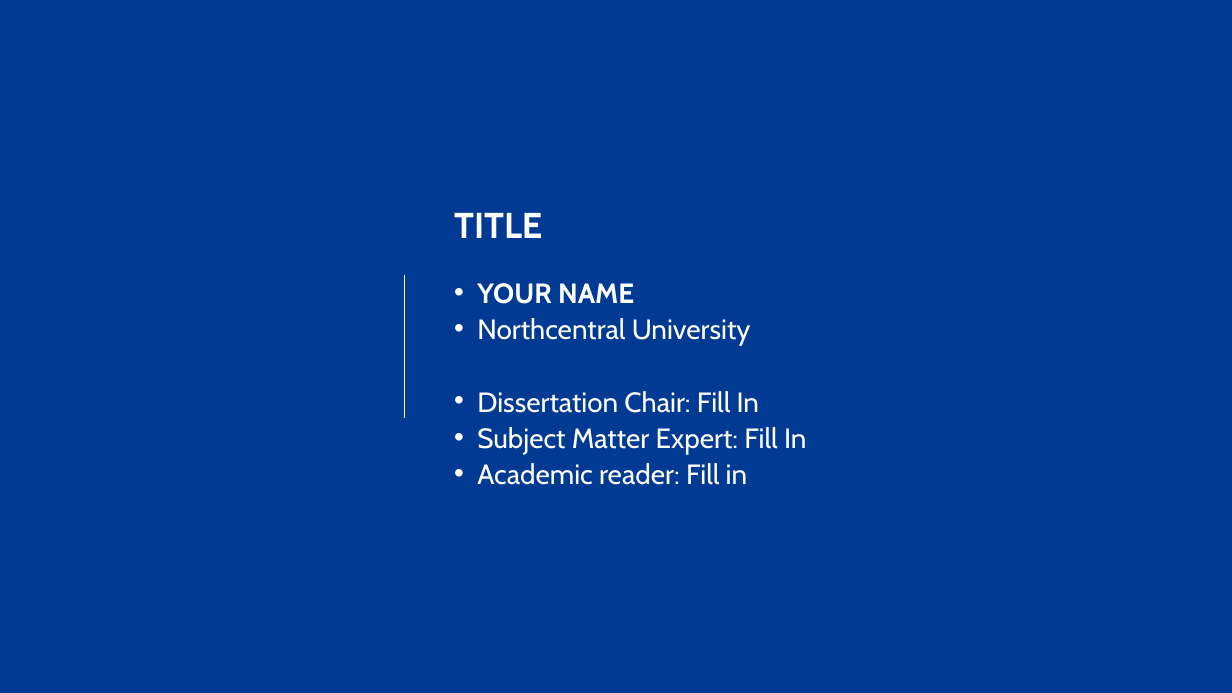
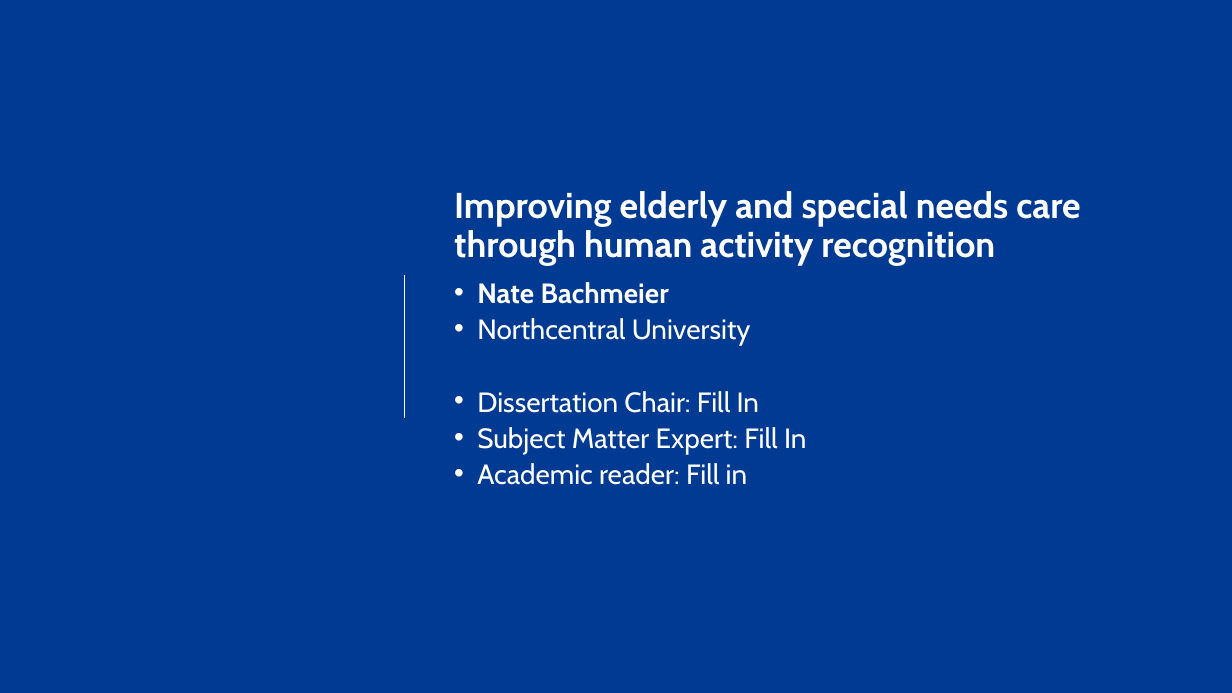
Before and after one commit to dr-natetorious/Dissertation, a slide deck: slide 1 of DSE_Quantitative_oral_defense_presentation_template_2022_NU.pptx. Drawn at 1232x693 pixels with LibreOffice and Linux fonts; fonts in the diff are those of the drawing; background and template pictures are left out. Boxes give left, top, right and bottom in pixels: in the first picture for what was removed or moved away, otherwise in the second. Text is boxed around its words. In the diff, an @@ line names an element or a change of style, - is before the commit and + after.

```diff
--- a/DSE_Quantitative_oral_defense_presentation_template_2022_NU.pptx
+++ b/DSE_Quantitative_oral_defense_presentation_template_2022_NU.pptx
@@ text at (x1=454, y1=191, x2=1080, y2=266): text changed @@
-TITLE
+Improving elderly and special needs care through human activity recognition
@@ text at (x1=477, y1=282, x2=669, y2=304): text changed @@
-• YOUR NAME
+• Nate Bachmeier
```
Also in this commit, not shown: 2 other slides changed, 18 slides added, 16 slides removed, 3 other files.
